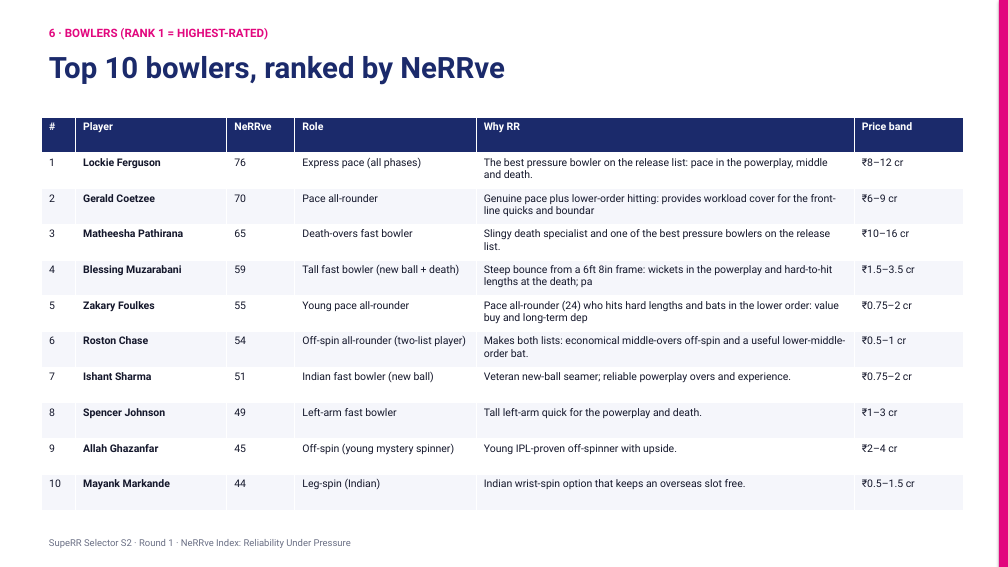
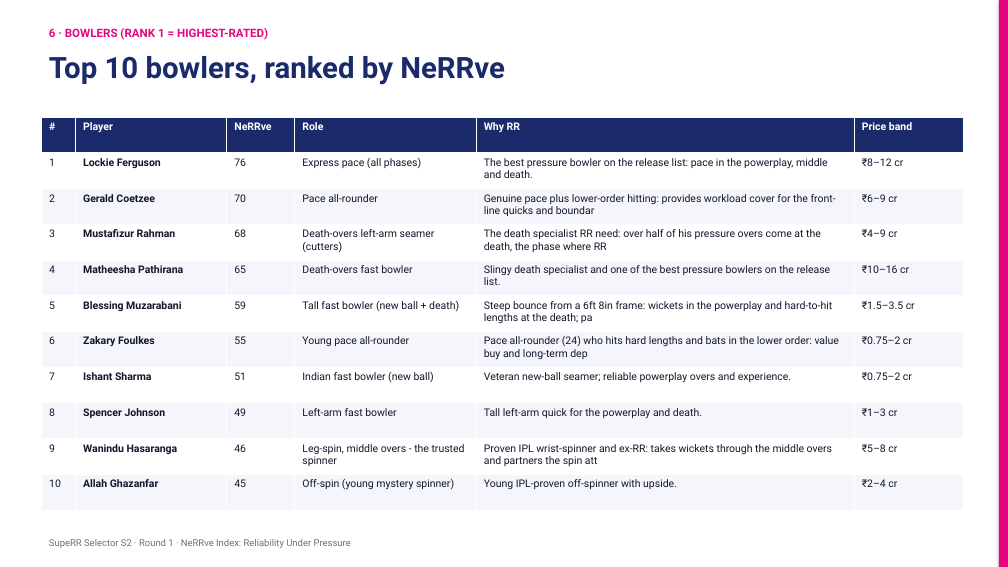
Before and after one commit to KoduruChandrasekhar/RRAuction-, a slide deck: slide 11 of submission/NeRRve_Deck.pptx. Drawn at 1008x567 pixels with LibreOffice and Linux fonts; fonts in the diff are those of the drawing. Boxes give left, top, right and bottom in pixels: in the first picture for what was removed or moved away, otherwise in the second. Text is boxed around its words. In the diff, an @@ line names an element or a change of style, - is before the commit and + after.

```diff
--- a/submission/NeRRve_Deck.pptx
+++ b/submission/NeRRve_Deck.pptx
@@ table at bbox=[42, 117, 964, 510] @@
-row 4: 3 | Matheesha Pathirana | 65 | Death-overs fast bowler | Slingy death specialist and one of the best pressure bowlers on the release list. | ₹10–16 cr
+row 4: 3 | Mustafizur Rahman | 68 | Death-overs left-arm seamer (cutters) | The death specialist RR need: over half of his pressure overs come at the death, the phase where RR | ₹4–9 cr
-row 5: 4 | Blessing Muzarabani | 59 | Tall fast bowler (new ball + death) | Steep bounce from a 6ft 8in frame: wickets in the powerplay and hard-to-hit lengths at the death; pa | ₹1.5–3.5 cr
+row 5: 4 | Matheesha Pathirana | 65 | Death-overs fast bowler | Slingy death specialist and one of the best pressure bowlers on the release list. | ₹10–16 cr
-row 6: 5 | Zakary Foulkes | 55 | Young pace all-rounder | Pace all-rounder (24) who hits hard lengths and bats in the lower order: value buy and long-term dep | ₹0.75–2 cr
+row 6: 5 | Blessing Muzarabani | 59 | Tall fast bowler (new ball + death) | Steep bounce from a 6ft 8in frame: wickets in the powerplay and hard-to-hit lengths at the death; pa | ₹1.5–3.5 cr
-row 7: 6 | Roston Chase | 54 | Off-spin all-rounder (two-list player) | Makes both lists: economical middle-overs off-spin and a useful lower-middle-order bat. | ₹0.5–1 cr
+row 7: 6 | Zakary Foulkes | 55 | Young pace all-rounder | Pace all-rounder (24) who hits hard lengths and bats in the lower order: value buy and long-term dep | ₹0.75–2 cr
-row 10: 9 | Allah Ghazanfar | 45 | Off-spin (young mystery spinner) | Young IPL-proven off-spinner with upside. | ₹2–4 cr
+row 10: 9 | Wanindu Hasaranga | 46 | Leg-spin, middle overs - the trusted spinner | Proven IPL wrist-spinner and ex-RR: takes wickets through the middle overs and partners the spin att | ₹5–8 cr
-row 11: 10 | Mayank Markande | 44 | Leg-spin (Indian) | Indian wrist-spin option that keeps an overseas slot free. | ₹0.5–1.5 cr
+row 11: 10 | Allah Ghazanfar | 45 | Off-spin (young mystery spinner) | Young IPL-proven off-spinner with upside. | ₹2–4 cr
```
Also in this commit, not shown: 4 other slides changed, 6 other files.
